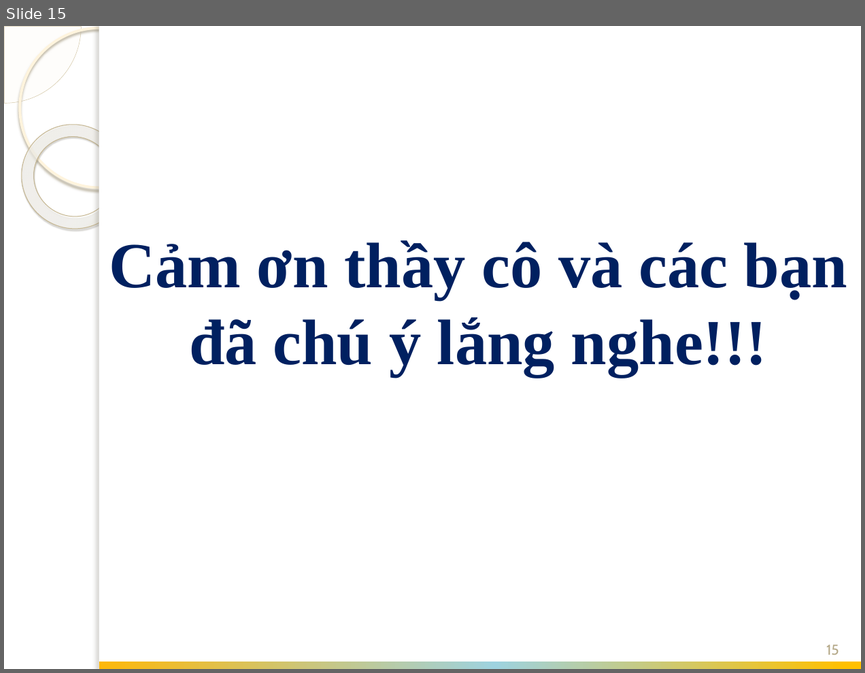
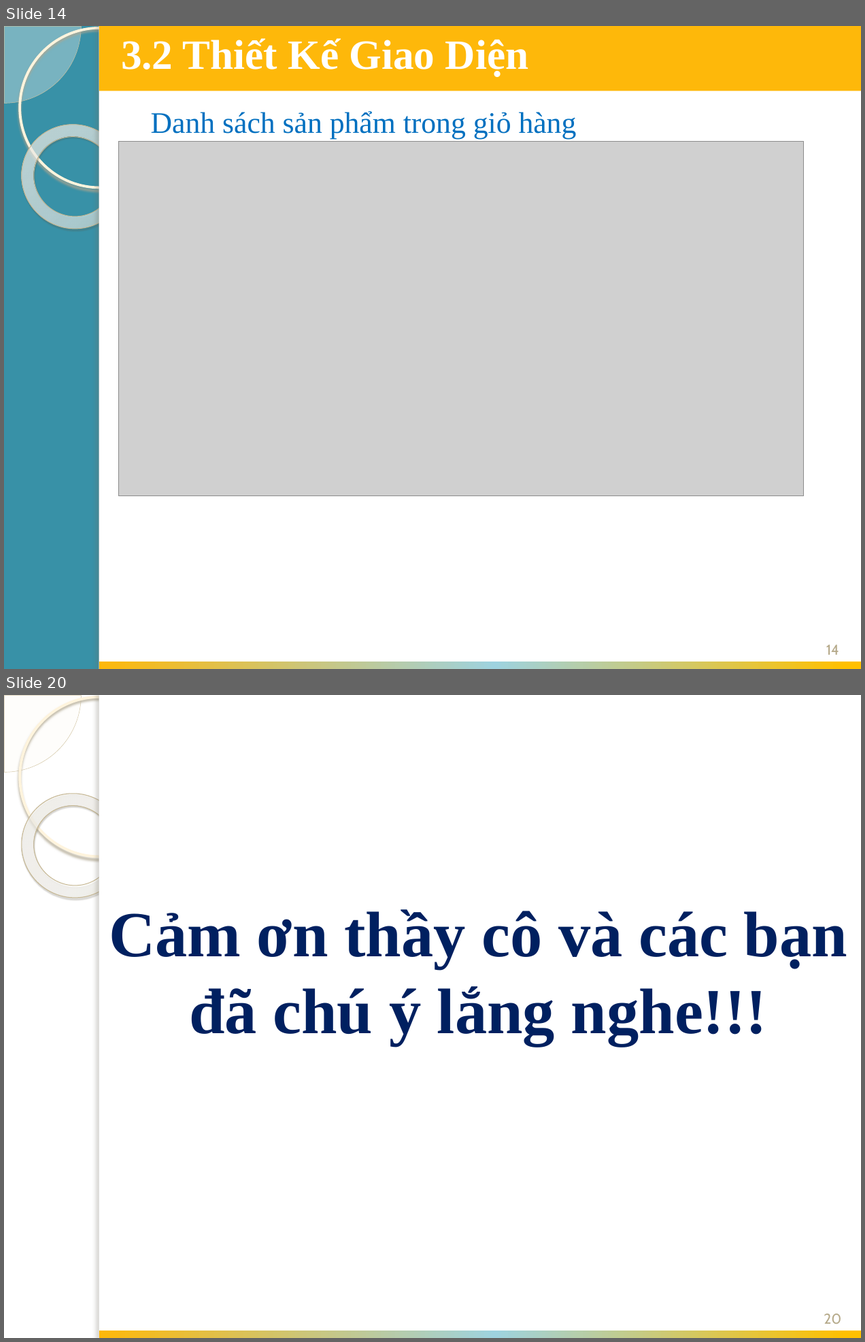
Before and after one commit to chiendv1992/webbanhang, a slide deck: bc/slide bv.pptx. Shown one above the other, each under a label of ours: slide 15 before the commit, slides 14 and 20 after it; the slides between them are not shown. The pictures are 865x673 and 865x1342 pixels, drawn with LibreOffice and Linux fonts; fonts in the diff are those of the drawing; grey boxes stand for pictures; background and template pictures are left out. Boxes give left, top, right and bottom in pixels: in the first picture for what was removed or moved away, otherwise in the second. Text is boxed around its words. In the diff, an @@ line names an element or a change of style, - is before the commit and + after.

```diff
--- a/bc/slide bv.pptx
+++ b/bc/slide bv.pptx
@@ slide 14 added at box(4, 26, 861, 669), background #3891A7; not listed: 5 template elements that a slide beside it also shows @@
@@ rectangle added at box(99, 26, 861, 91), fill #FEB80A @@
@@ text added at box(121, 38, 528, 77), 35 pt, text #FFFFFF, bold @@
+3.2 Thiết Kế Giao Diện
@@ text added at box(151, 111, 577, 138), 25 pt, text #0070C0 @@
+Danh sách sản phẩm trong giỏ hàng
@@ picture added at box(119, 141, 804, 495) @@
@@ page number added at box(826, 644, 839, 654), 12 pt, text #B6A98A @@
+14
@@ rectangle added at box(99, 662, 861, 669), fill gradient #FEB80A to #9ED2DF to #FFC000 @@
@@ what was slide 15 is now slide 20 @@
@@ page number at box(823, 1313, 841, 1323): text changed @@
-15
+20
```
Also in this commit, not shown: 13 slides changed, 4 other slides added, 21 other files.
